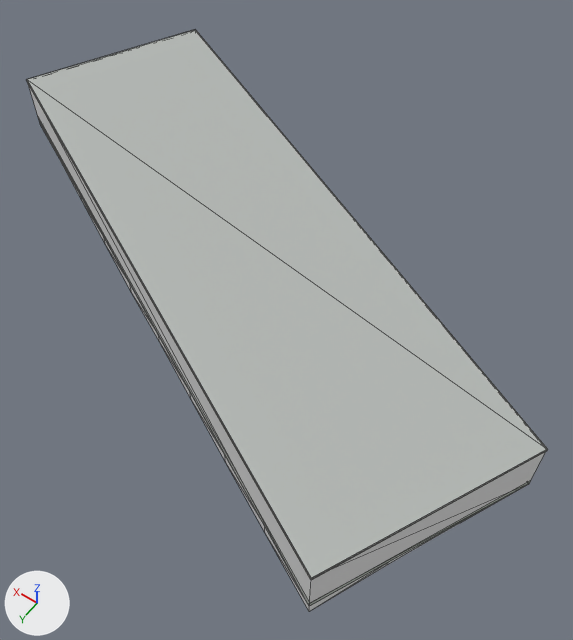
An edit to the glTF model public/models/buildings/osm-way-24450070.glb, drawn before and after from the same camera.
Before and after are seen from a 50 mm lens placed at (-18.1, 21.1, 31.1), pointed at (-3.5, 0.7, -0.9). The axes (+X, +Y, +Z) are drawn at lower left. The lights are the same throughout. The picture after the commit comes second. Mesh edges are drawn as thin lines. Where no turn or scale is listed for an object, it has been applied to the vertices. Vertices at exactly the same position are counted once.

Script lines for the objects in view, before the commit:
```python
ob_building_foundation_24450070 = bpy.data.objects.new('building foundation 24450070', me_building_foundation_24450070)
ob_building_foundation_24450070.location = (0.0, 0.0, 0.0)
ob_reality_24450070_near_reality_flat_weathered_roof = bpy.data.objects.new('reality 24450070 near reality flat weathered roof', me_reality_24450070_near_reality_flat_weathered_roof)
ob_reality_24450070_near_reality_flat_weathered_roof.location = (0.0, 0.0, 0.0)
ob_reality_24450070_near_reality_pale_aluminum_sill = bpy.data.objects.new('reality 24450070 near reality pale aluminum sill', me_reality_24450070_near_reality_pale_aluminum_sill)
ob_reality_24450070_near_reality_pale_aluminum_sill.location = (0.0, 0.0, 0.0)
# also in view: 'reality 24450070 near reality aged pale plaster' at (0.0, 0.0, 1.5); 'reality 24450070 near reality concrete plinth' at (0.0, 0.0, 0.2)
```
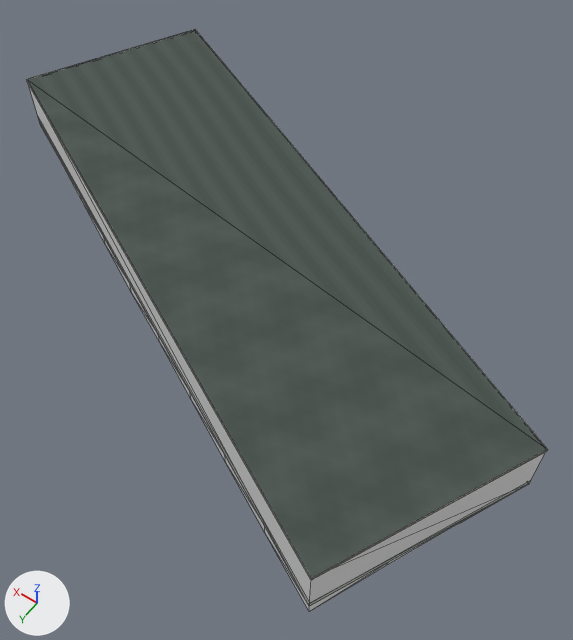
Boxes [x1, y1, x2, y2] around the edits, measured in the pictures (573 x 640 px):
'reality 24450070 near reality flat weathered roof', surface changed (darker): [27, 30, 547, 578] in both
part 1 of me_reality_24450070_near_reality_pale_aluminum_sill, built on: before [26, 32, 547, 580]; after [26, 30, 547, 580]

The edits, one by one:
Picture 'roof-color' (img_roof_color) is new.
In material 'reality flat weathered roof' (mat_reality_flat_weathered_roof), base_color is no longer (0.451, 0.475, 0.455), grey #b3b7b4.
In material 'reality flat weathered roof' (mat_reality_flat_weathered_roof), texture is now set to img_roof_color.
me_reality_24450070_near_reality_pale_aluminum_sill is used by ob_reality_24450070_near_reality_pale_aluminum_sill; location (0.0, 0.0, 0.0).
me_reality_24450070_near_reality_pale_aluminum_sill had 16 vertices, 8 faces and spanned x -17.6..17.6, y -12.3..12.3, z 2.9..3.0.
me_reality_24450070_near_reality_pale_aluminum_sill now has 20 vertices, 16 faces and spans x -17.6..17.6, y -12.3..12.3, z 2.9..3.0.
Part 1, on me_reality_24450070_near_reality_pale_aluminum_sill:
5 faces are deleted.
4 vertices are added at (-12.8, 12.3, 3.0), (17.6, -2.5, 3.0), (-17.5, 2.5, 3.0), (12.8, -12.3, 3.0).
13 new faces join them.
